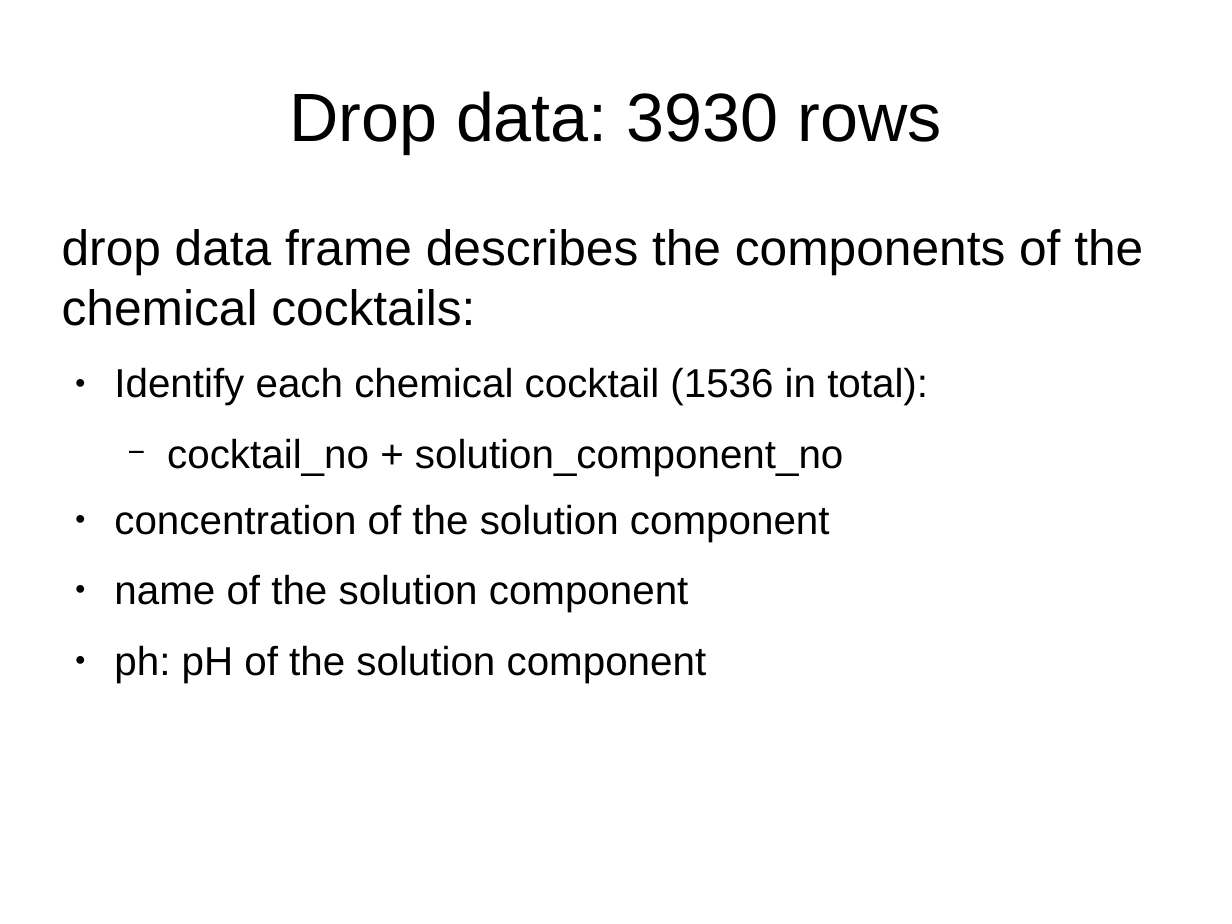
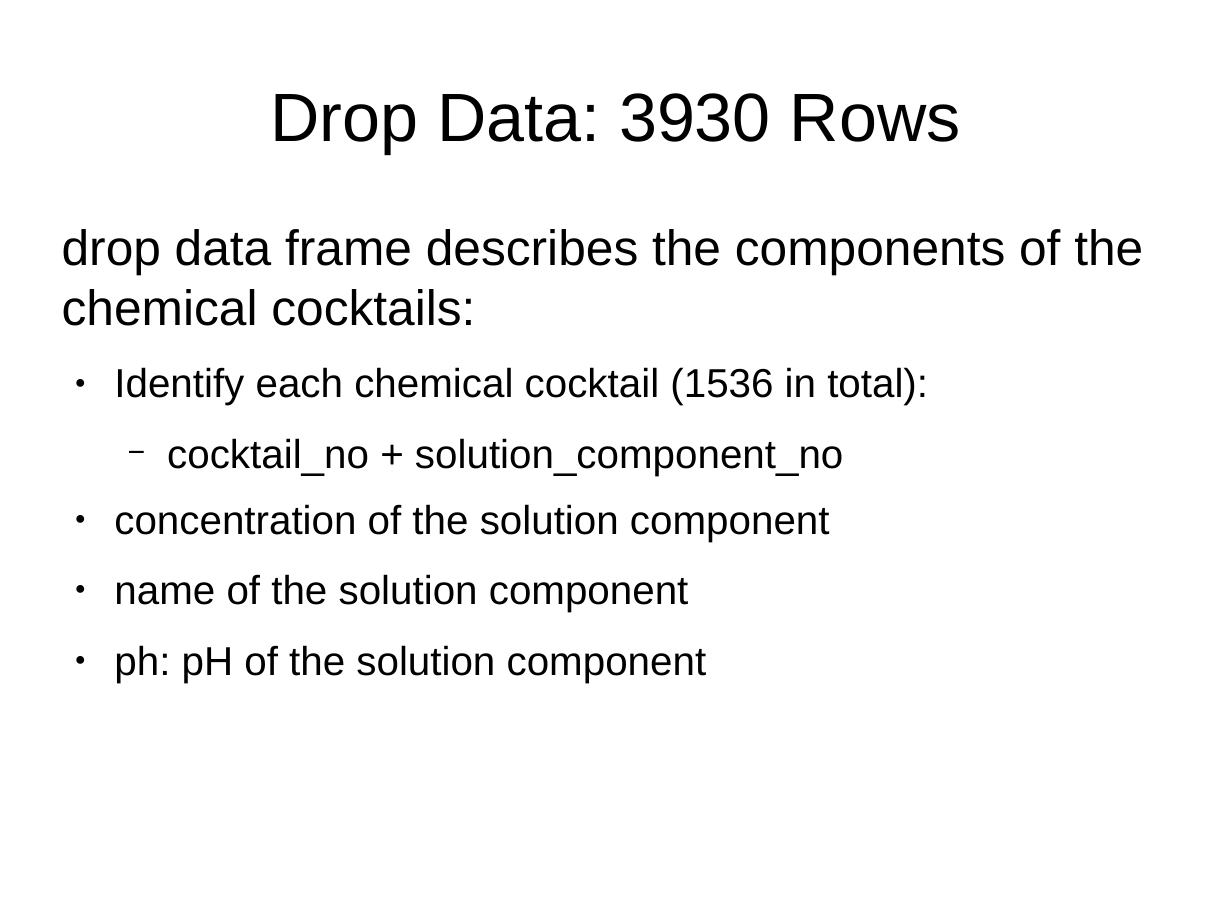
Before and after one commit to ubccr/hsws, a slide deck: slide 24 of slides/project-intro.odp. Drawn at 1232x924 pixels with LibreOffice and Linux fonts; fonts in the diff are those of the drawing. Boxes give left, top, right and bottom in pixels: in the first picture for what was removed or moved away, otherwise in the second. Text is boxed around its words. In the diff, an @@ line names an element or a change of style, - is before the commit and + after.

```diff
--- a/slides/project-intro.odp
+++ b/slides/project-intro.odp
@@ title at (270, 93, 961, 153): text changed @@
-Drop data: 3930 rows
+Drop Data: 3930 Rows
```
Also in this commit, not shown: 13 other slides changed, 5 other files.
